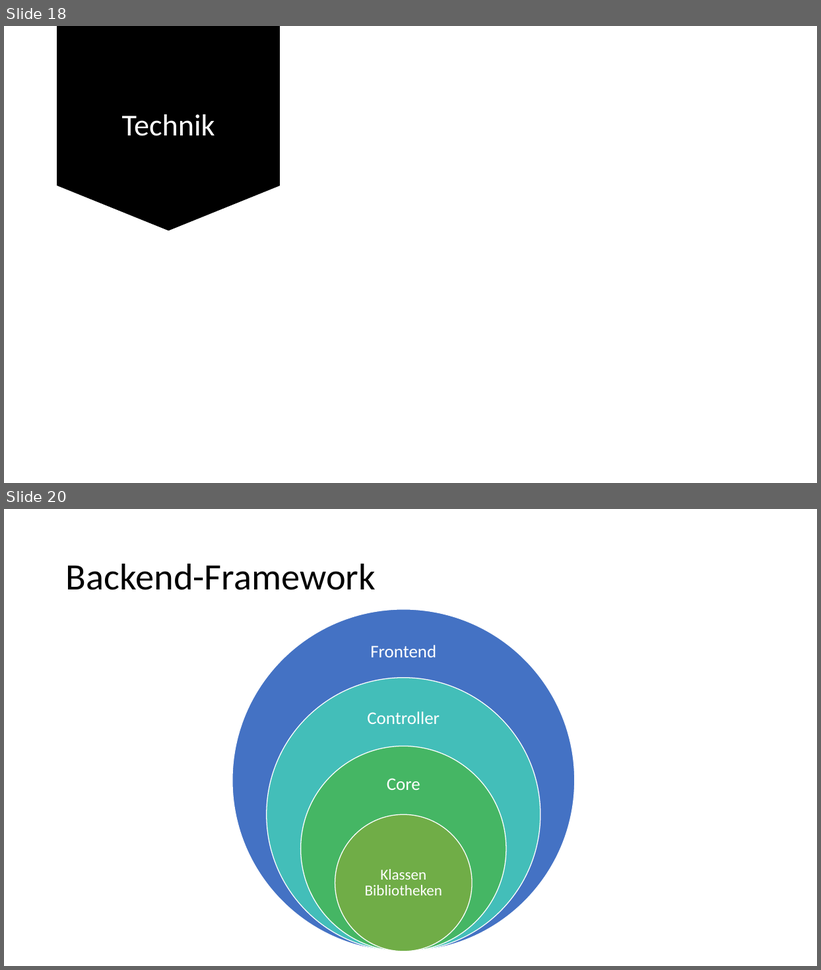
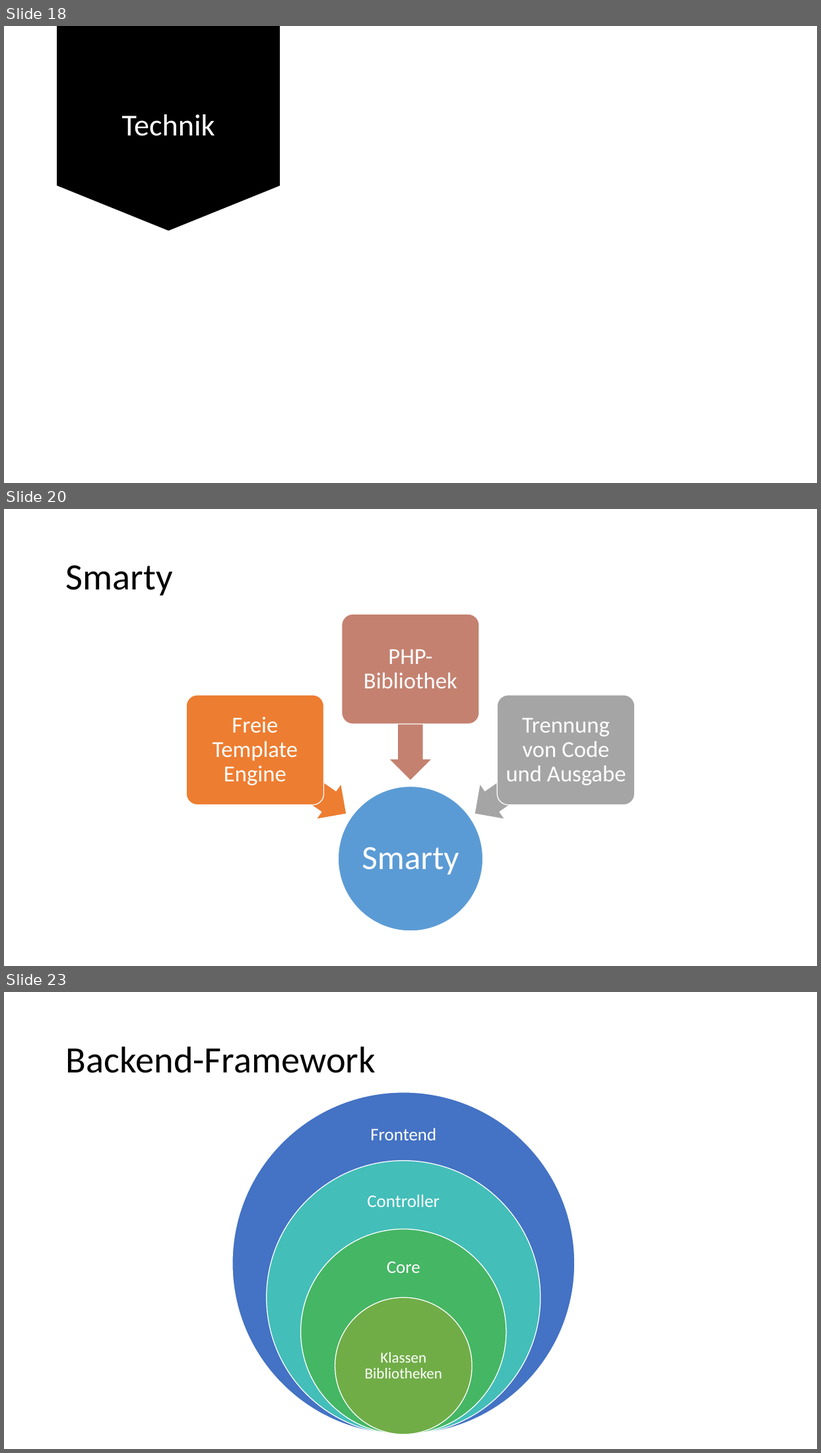
Before and after one commit to Masterarth/PM, a slide deck: documents/projectmanagement/Praesentationen/Vorstellung_Zwischenpräsentation - Kopie.pptx. Shown one above the other, each under a label of ours: slides 18 and 20 before the commit, slides 18, 20 and 23 after it; the slides between them are not shown. The pictures are 821x970 and 821x1453 pixels, drawn with LibreOffice and Linux fonts; fonts in the diff are those of the drawing; background and template pictures are left out. Boxes give left, top, right and bottom in pixels: in the first picture for what was removed or moved away, otherwise in the second. Text is boxed around its words. In the diff, an @@ line names an element or a change of style, - is before the commit and + after.

```diff
--- a/documents/projectmanagement/Praesentationen/Vorstellung_Zwischenpräsentation - Kopie.pptx
+++ b/documents/projectmanagement/Praesentationen/Vorstellung_Zwischenpräsentation - Kopie.pptx
@@ slide 20 added at [4, 509, 817, 966], background #FFFFFF @@
@@ title added at [66, 565, 173, 595], 44 pt, text #000000 @@
+Smarty
@@ freeform shape added at [342, 614, 480, 723], fill #C48170, outline #FFFFFF 1 pt, 27 pt, text #FFFFFF @@
+PHP-Bibliothek
@@ left arrow added at [390, 669, 432, 780], fill #C48170 @@
@@ freeform shape added at [186, 695, 324, 805], fill #ED7D31, outline #FFFFFF 1 pt, 27 pt, text #FFFFFF @@
+Freie Template Engine
@@ freeform shape added at [498, 695, 636, 805], fill #A5A5A5, outline #FFFFFF 1 pt, 27 pt, text #FFFFFF @@
+Trennung von Code und Ausgabe
@@ left arrow added at [243, 733, 358, 831], fill #ED7D31 @@
@@ left arrow added at [463, 733, 578, 831], fill #A5A5A5 @@
@@ freeform shape added at [338, 787, 483, 931], fill #5B9BD5, outline #FFFFFF 1 pt, 40 pt, text #FFFFFF @@
+Smarty
@@ what was slide 20 is now slide 23 @@
```
Also in this commit, not shown: 3 slides changed, 3 other slides added.
